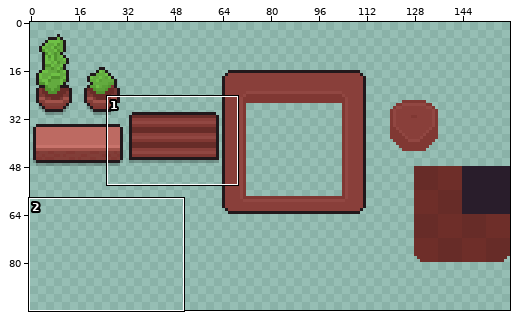
Two versions of one sprite sheet, Assets/Prototyping/Tilemaps/library.png. Above: a wide view before the commit, with the close-up outlined.
Close-up. The starting point:
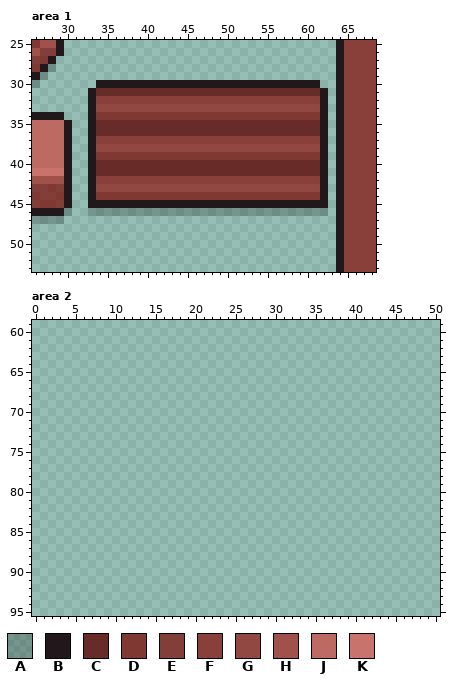
The file is 160x96 pixels. Colours within 5 levels of each other are drawn and written as one. Shown: area 1: x 26..68, y 25..53; area 2: x 0..50, y 59..95. The commit also changed other parts of the picture, which this record leaves out.
Palette (. is transparent): A #00000037  B #21181b  C #672c28  D #803833  E #823e38  F #893f3a  G #914742  H #a0524a  J #bd6a62  K #c8736b
Pixels before, area 1, first column x 26:
25 DHHB..................................BFFFF
26 HEEB..................................BFFFF
27 EDB...................................BFFFF
28 DBA...................................BFFFF
29 BA....................................BFFFF
30 A.......BBBBBBBBBBBBBBBBBBBBBBBBBBBB..BFFFF
31 .......BCCCCCCCCCCCCCCCCCCCCCCCCCCCCB.BFFFF
32 .......BFFFFFFFFFFFFFFFFFFFFFFFFFFFFB.BFFFF
33 .......BGGGGGGGGGGGGGGGGGGGGGGGGGGGGB.BFFFF
34 BBBB...BDDDDDDDDDDDDDDDDDDDDDDDDDDDDB.BFFFF
35 JJJJB..BCCCCCCCCCCCCCCCCCCCCCCCCCCCCB.BFFFF
36 JJJJB..BCCCCCCCCCCCCCCCCCCCCCCCCCCCCB.BFFFF
37 JJJJB..BFFFFFFFFFFFFFFFFFFFFFFFFFFFFB.BFFFF
38 JJJJB..BGGGGGGGGGGGGGGGGGGGGGGGGGGGGB.BFFFF
39 JJJJB..BDDDDDDDDDDDDDDDDDDDDDDDDDDDDB.BFFFF
40 JJJJB..BCCCCCCCCCCCCCCCCCCCCCCCCCCCCB.BFFFF
41 KKKKB..BCCCCCCCCCCCCCCCCCCCCCCCCCCCCB.BFFFF
42 HHHHB..BFFFFFFFFFFFFFFFFFFFFFFFFFFFFB.BFFFF
43 EEDEB..BGGGGGGGGGGGGGGGGGGGGGGGGGGGGB.BFFFF
44 DEEDB..BDDDDDDDDDDDDDDDDDDDDDDDDDDDDB.BFFFF
45 EDDEB..BBBBBBBBBBBBBBBBBBBBBBBBBBBBBB.BFFFF
46 BBBBA..AAAAAAAAAAAAAAAAAAAAAAAAAAAAAA.BFFFF
47 AAAA..................................BFFFF
48 ......................................BFFFF
49 ......................................BFFFF
50 ......................................BFFFF
51 ......................................BFFFF
52 ......................................BFFFF
53 ......................................BFFFF
Now the later version:
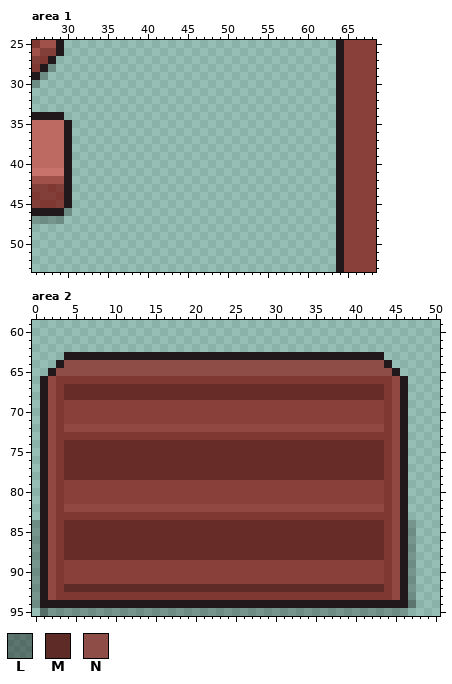
Colours new in this view: L #00000062  M #5f2b27  N #8f4d48
Edits made:
Area 1:
Colour A is removed in row 46 at x 33 to 62.
Colour B is removed in row 30 at x 34 to 61; in rows 31 to 44 at x 33 and 62; in row 45 at x 33 to 62.
Colour C is removed in row 31 at x 34 to 61; in rows 35 to 36 at x 34 to 61; in rows 40 to 41 at x 34 to 61.
Colour D is removed in row 34 at x 34 to 61; in row 39 at x 34 to 61; in row 44 at x 34 to 61.
Colour F is removed in row 32 at x 34 to 61; in row 37 at x 34 to 61; in row 42 at x 34 to 61.
Colour G is removed in row 33 at x 34 to 61; in row 38 at x 34 to 61; in row 43 at x 34 to 61.
Area 2:
Colour A now appears in rows 84 to 93 at x 0 and 47; in row 94 at x 0; in row 95 at x 2 to 46.
Colour B now appears in row 63 at x 4 to 43; in row 64 at x 3 and 44; in row 65 at x 2 and 45; in rows 66 to 93 at x 1 and 46; in row 94 at x 1 to 46.
Colour C now appears in rows 67 to 68 at x 4 to 43; in rows 74 to 78 at x 4 to 43; in rows 84 to 88 at x 4 to 43.
Colour D now appears in row 66 at x 3 to 44; in rows 67 to 72 at x 3 and 44; in row 73 at x 3 to 44; in rows 74 to 82 at x 3 and 44; in row 83 at x 3 to 44; in rows 84 to 92 at x 3 and 44.
Colour D now appears in row 93 at x 3 to 44.
Colour F now appears in rows 69 to 71 at x 4 to 43; in rows 79 to 81 at x 4 to 43; in rows 89 to 91 at x 4 to 43.
Colour G now appears in rows 66 to 71 at x 2 and 45; in row 72 at x 2, 4 to 43 and 45; in rows 73 to 81 at x 2 and 45; in row 82 at x 2, 4 to 43 and 45; in rows 83 to 93 at x 2 and 45.
Colour L now appears in row 94 at x 47; in row 95 at x 1.
Colour M now appears in row 92 at x 4 to 43.
Colour N now appears in row 64 at x 4 to 43; in row 65 at x 3 to 44.
Changed places in both close-ups, as pixel boxes (x1, y1, x2, y2):
erased: (88, 80, 328, 216)
added: (32, 352, 416, 616)
